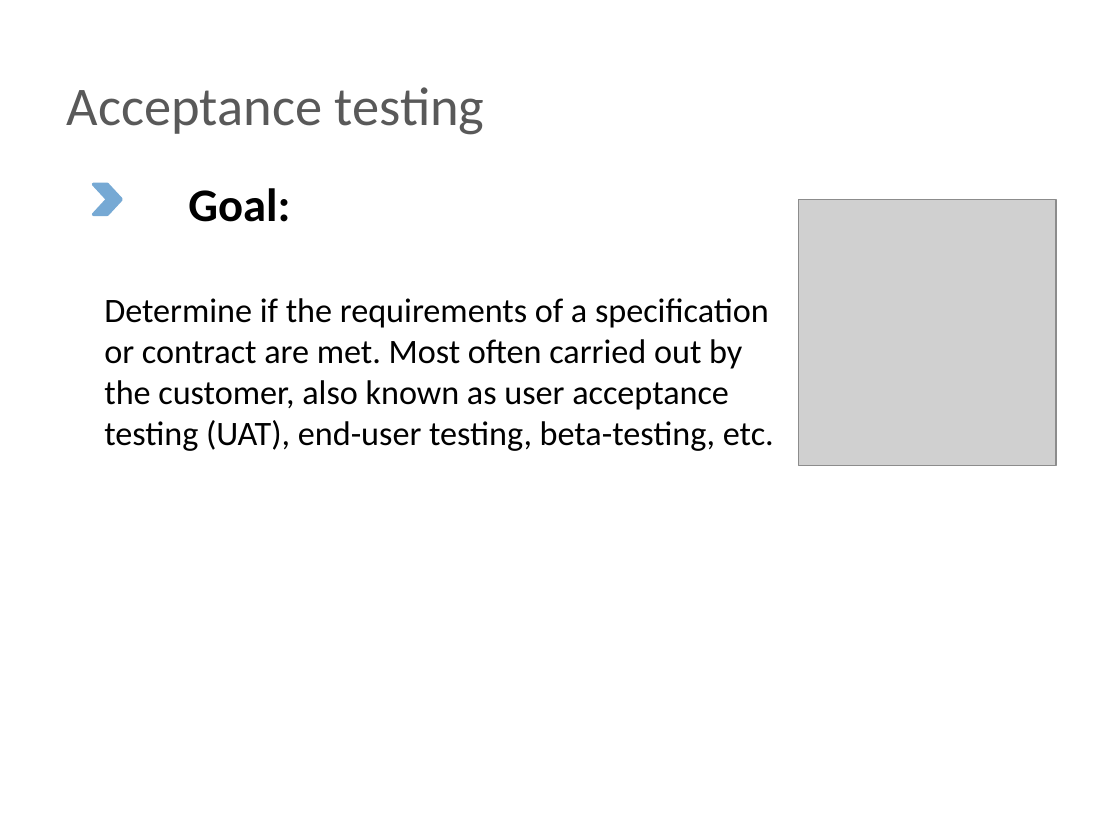
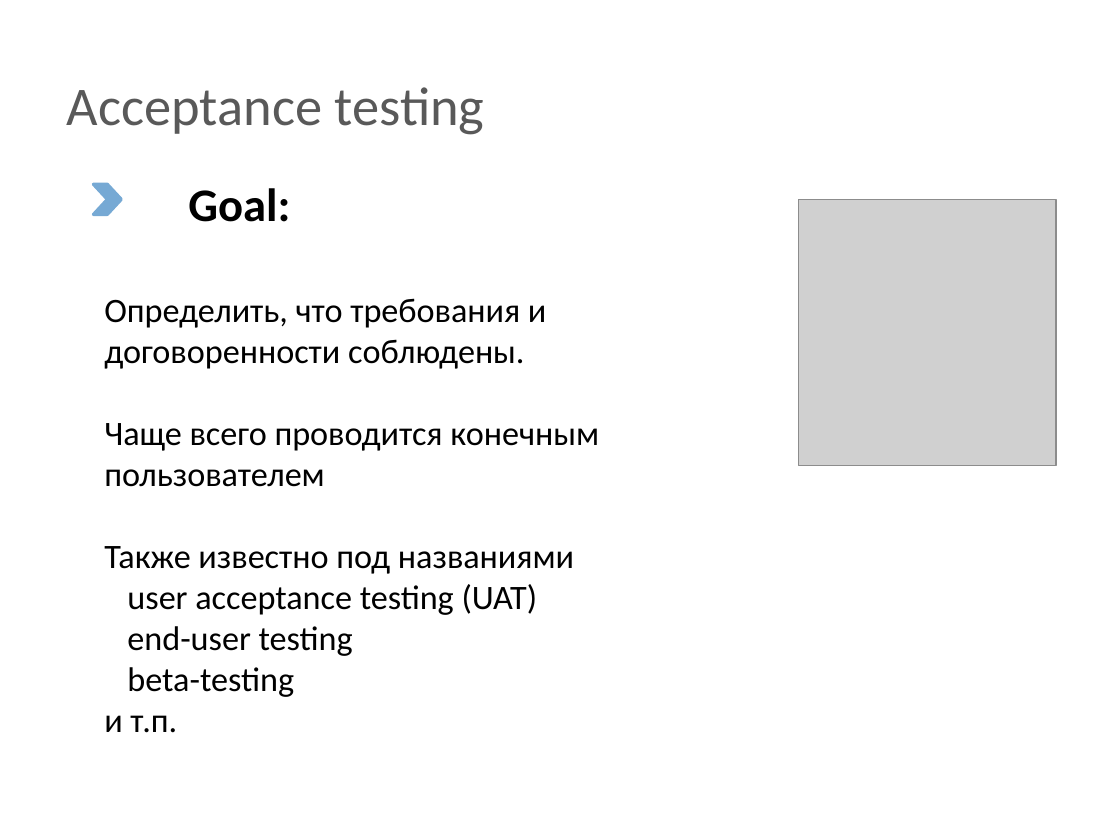
Before and after one commit to BigRacer/swtesting, a slide deck: slide 8 of 2.Testing_types/Testing types.pptx. Drawn at 1120x840 pixels with LibreOffice and Linux fonts; fonts in the diff are those of the drawing; grey boxes stand for pictures; background and template pictures are left out. Boxes give left, top, right and bottom in pixels: in the first picture for what was removed or moved away, otherwise in the second. Text is boxed around its words. In the diff, an @@ line names an element or a change of style, - is before the commit and + after.

```diff
--- a/2.Testing_types/Testing types.pptx
+++ b/2.Testing_types/Testing types.pptx
@@ text at (104, 298, 599, 733): text changed @@
-Determine if the requirements of a specification or contract are met. Most often carried out by the customer, also known as user acceptance testing (UAT), end-user testing, beta-testing, etc.
+Определить, что требования и договоренности соблюдены.
+Чаще всего проводится конечным пользователем
+Также известно под названиями
+user acceptance testing (UAT)
+end-user testing
+beta-testing
+и т.п.
```
Also in this commit, not shown: 7 other slides changed, 5 slides added, 5 slides removed.
